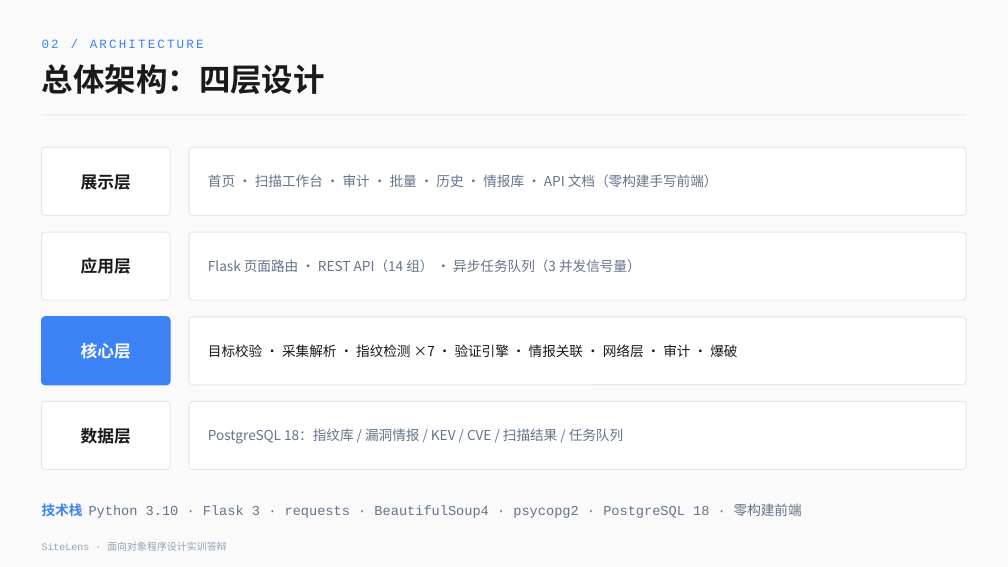
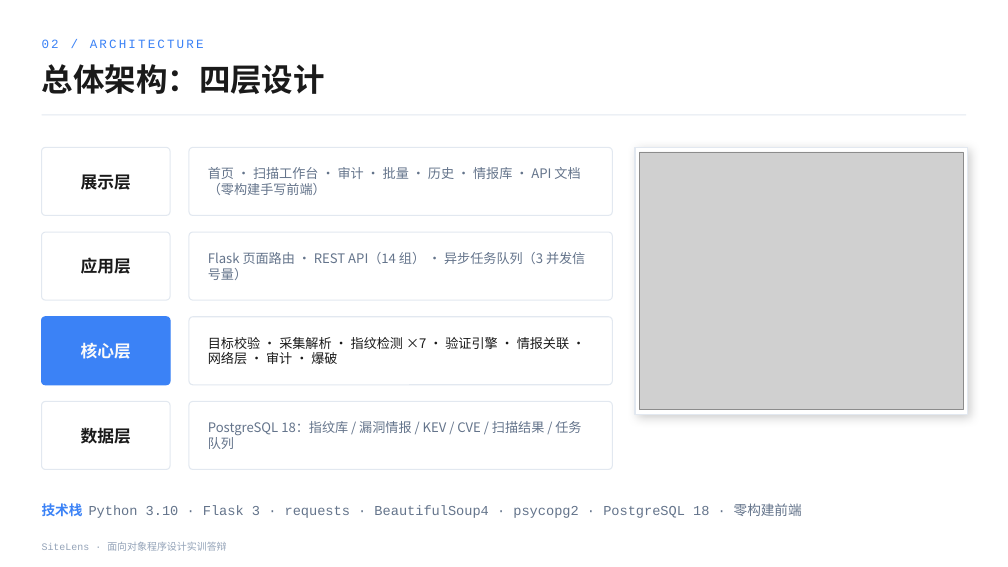
Before and after one commit to zep4yrs/sitelens, a slide deck: slide 7 of docs/答辩演示-SiteLens.pptx (slide 5 before the commit). Drawn at 1008x567 pixels with LibreOffice and Linux fonts; fonts in the diff are those of the drawing; grey boxes stand for pictures; background and template pictures are left out. Boxes give left, top, right and bottom in pixels: in the first picture for what was removed or moved away, otherwise in the second. Text is boxed around its words. In the diff, an @@ line names an element or a change of style, - is before the commit and + after.

```diff
--- a/docs/答辩演示-SiteLens.pptx
+++ b/docs/答辩演示-SiteLens.pptx
@@ background #FAFAFA to picture (left out) @@
@@ rounded rectangle: place and size @@
-rounded rectangle at (189, 147, 966, 216)
+rounded rectangle at (189, 147, 613, 216)
@@ size 13 to 12.5 pt in 4 elements at (208, 252, 585, 280), (208, 337, 569, 364), (208, 421, 581, 449), (208, 167, 580, 195) @@
@@ rectangle added at (635, 147, 968, 414), fill #FFFFFF, outline #E2E8F0 1 pt @@
@@ picture added at (640, 152, 963, 410) @@
@@ rounded rectangle: place and size @@
-rounded rectangle at (189, 232, 966, 300)
+rounded rectangle at (189, 232, 613, 300)
@@ rounded rectangle: place and size @@
-rounded rectangle at (189, 317, 966, 385)
+rounded rectangle at (189, 317, 613, 385)
@@ rounded rectangle: place and size @@
-rounded rectangle at (189, 402, 966, 470)
+rounded rectangle at (189, 402, 613, 470)
```
Also in this commit, not shown: 13 other slides changed, 11 slides added, 16 other files.
